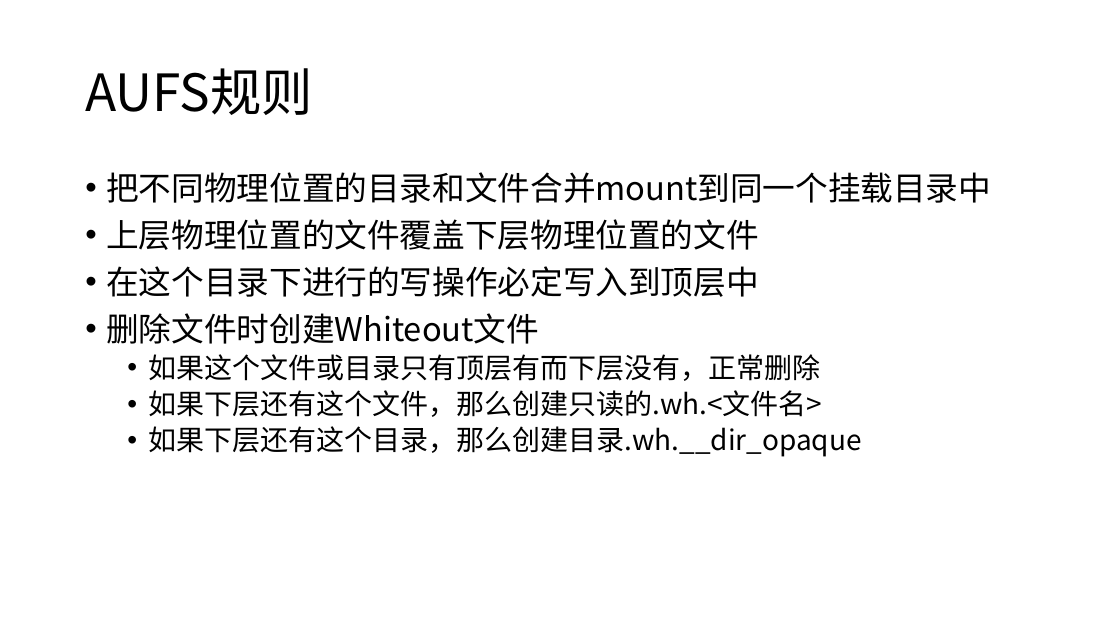
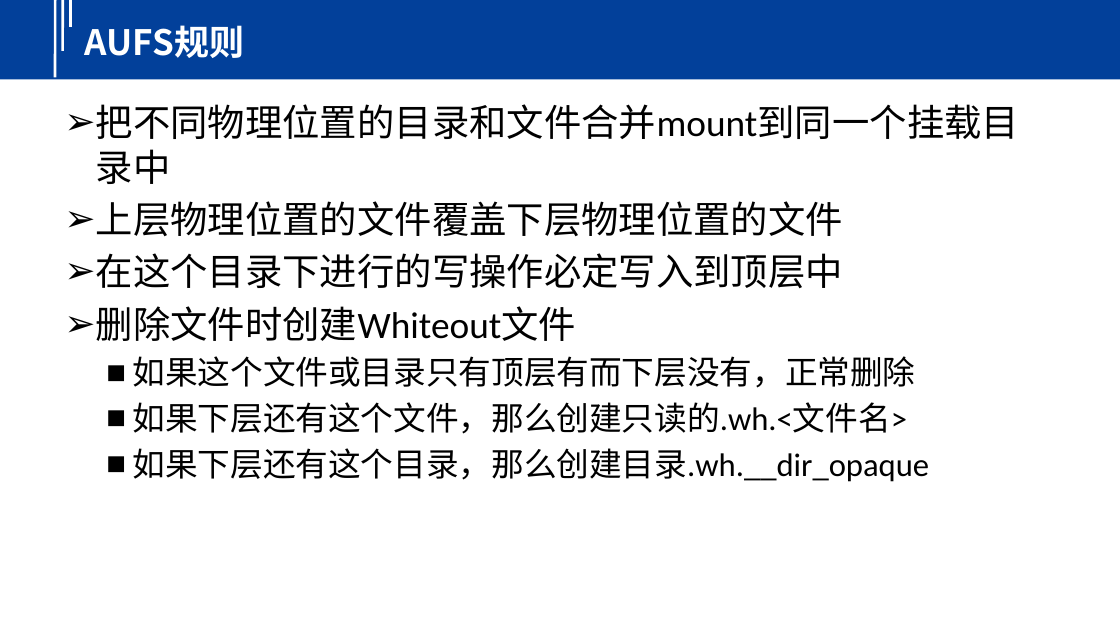
Before and after one commit to yindaheng98/Notebook, a slide deck: slide 3 of 学习笔记/Docker/AUFS.pptx. Drawn at 1120x630 pixels with LibreOffice and Linux fonts; fonts in the diff are those of the drawing. Boxes give left, top, right and bottom in pixels: in the first picture for what was removed or moved away, otherwise in the second. Text is boxed around its words. In the diff, an @@ line names an element or a change of style, - is before the commit and + after.

```diff
--- a/学习笔记/Docker/AUFS.pptx
+++ b/学习笔记/Docker/AUFS.pptx
@@ group added at (0,0,1120,79): 3 lines, 1 rectangle @@
@@ title "AUFS规则": place and size @@
-title "AUFS规则" at (85,68,313,115)
+title "AUFS规则" at (85,25,244,58)
@@ title "AUFS规则" at (85,25,244,58): size 44 to 30 pt, text colour #000000 to #FFFFFF, bold on; line spacing 0.9 to 1 @@
@@ text "把不同物理位置的目录和文件合并mount到同一个挂载目录中": place and size @@
-text "把不同物理位置的目录和文件合并mount到同一个挂载目录中" at (106,172,991,457)
+text "把不同物理位置的目录和文件合并mount到同一个挂载目录中" at (96,104,1019,482)
@@ text "把不同物理位置的目录和文件合并mount到同一个挂载目录中" at (96,104,1019,482): size 28 to 32 pt in "把不同物理位置的目录和文件合并mount到同一个挂载目录中", "上层物理位置的文件覆盖下层物理位置的文件", "在这个目录下进行的写操作必定写入到顶层中", "删除文件时创建Whiteout文件"; font Noto Sans CJK SC to Calibri; size 24 to 28 pt in "如果这个文件或目录只有顶层有而下层没有，正常删除", "如果下层还有这个文件，那么创建只读的.wh.<文件名>", "如果下层还有这个目录，那么创建目录.wh.__dir_opaque"; bullet • to ➢; line spacing 0.9 to 1; less space between paragraphs; bullet • to ■ @@
```
Also in this commit, not shown: 2 other slides changed, 8 other files.
